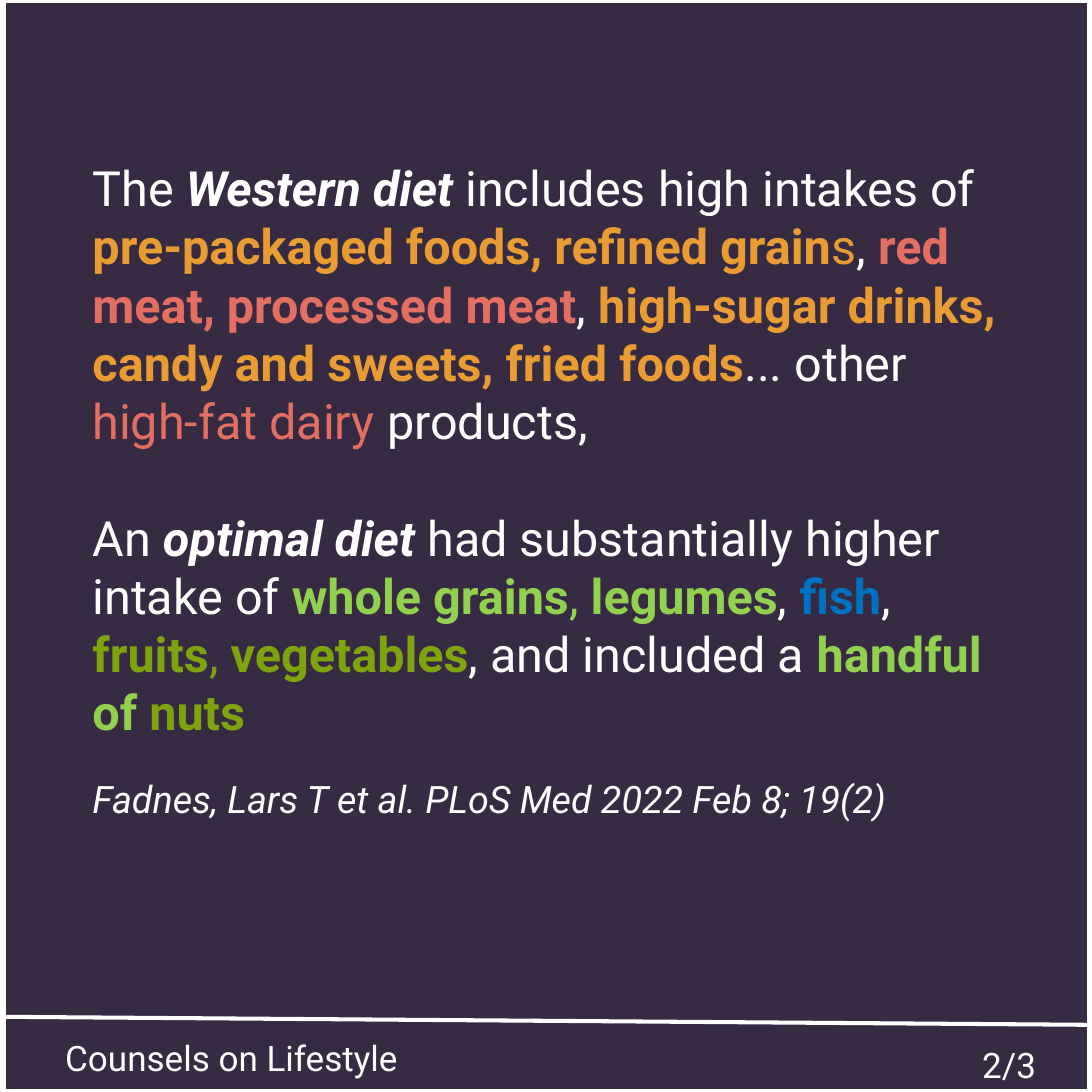
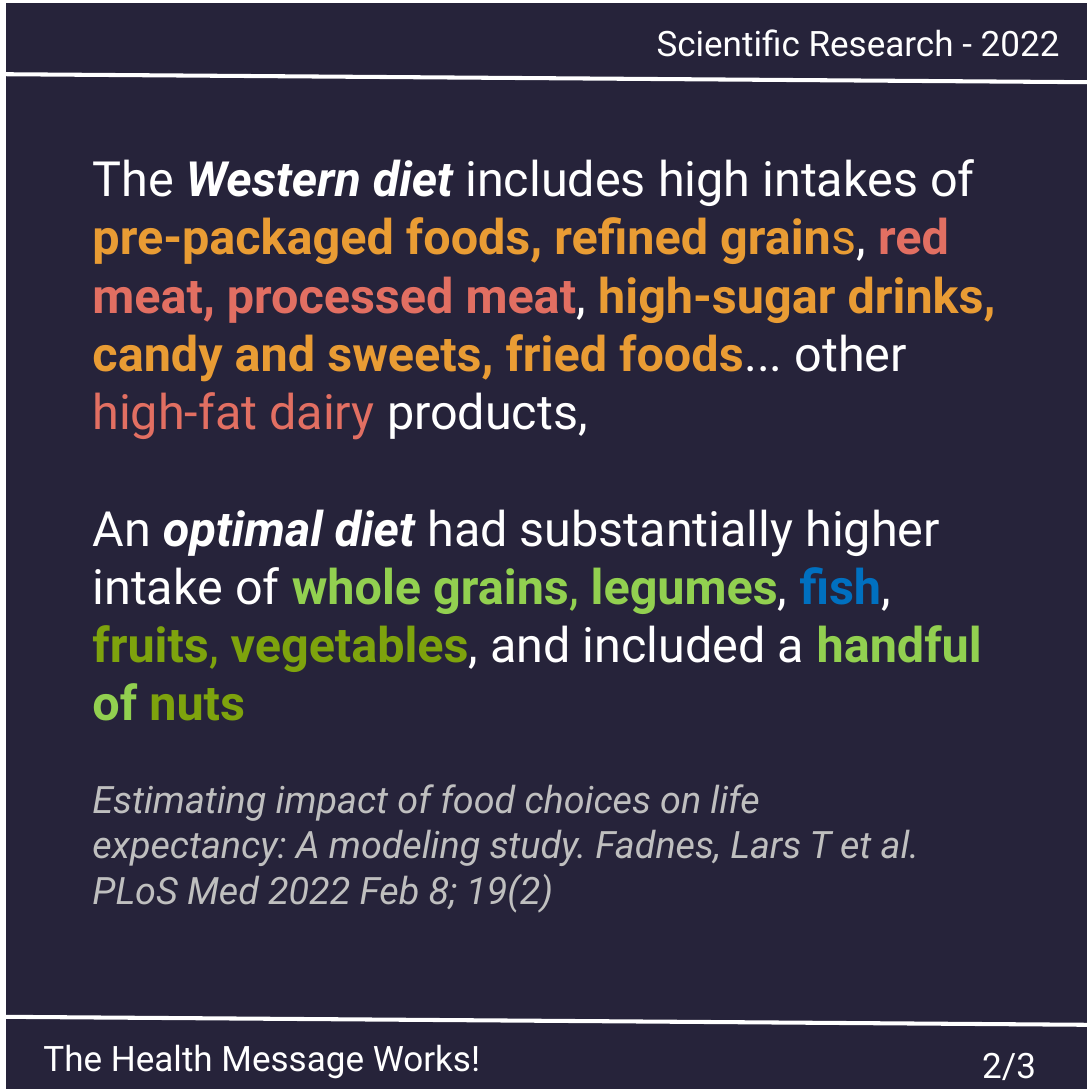
Before and after one commit to msimbao/counselsonlifestyle, a slide deck: slide 2 of posts/6/slides.pptx. Drawn at 1092x1092 pixels with LibreOffice and Linux fonts; fonts in the diff are those of the drawing. Boxes give left, top, right and bottom in pixels: in the first picture for what was removed or moved away, otherwise in the second. Text is boxed around its words. In the diff, an @@ line names an element or a change of style, - is before the commit and + after.

```diff
--- a/posts/6/slides.pptx
+++ b/posts/6/slides.pptx
@@ background #362B42 to #26233A @@
@@ text added at (657,29,1060,57), 26 pt, text #FFFFFF @@
+Scientific Research - 2022
@@ line added from (0, 74) to (1088, 83), #FFFFFF 3 pt @@
@@ text "The Western diet includes high ...": place and size @@
-text "The Western diet includes high ..." at (92,169,996,822)
+text "The Western diet includes high ..." at (92,159,996,913)
@@ text at (92,784,919,913): text changed; text colour #FFFFFF to #BFBFBF @@
-Fadnes, Lars T et al. PLoS Med 2022 Feb 8; 19(2)
+Estimating impact of food choices on life
+expectancy: A modeling study. Fadnes, Lars T et al. PLoS Med 2022 Feb 8; 19(2)
@@ text added at (43,1044,480,1079), 26 pt, text #FFFFFF @@
+The Health Message Works!
@@ text removed at (65,1044,398,1079) @@
-Counsels on Lifestyle
```
Also in this commit, not shown: 1 other slide changed, 1 slide added, 1 slide removed, 15 other files.
